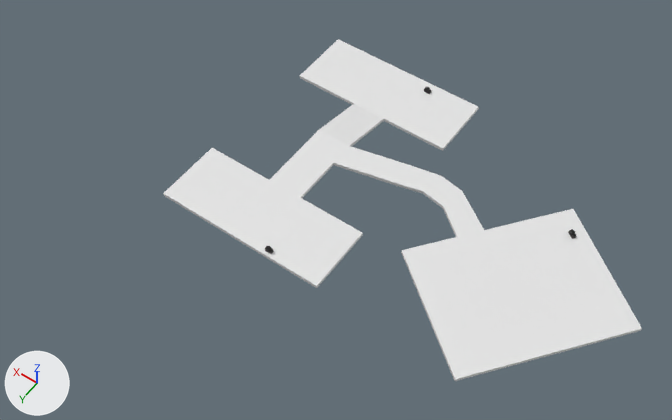
One commit to the glTF model lvl.glb: the scene before it, then after it.
Before and after are seen from a 50 mm lens placed at (-207.0, 273.0, 385.0), pointed at (-19.0, 9.0, -29.0). Lighting does not change. The marker at lower left points along +X, +Y and +Z.

Script lines for the objects in view, before the commit:
```python
me_cube = bpy.data.meshes.new('Cube')
me_cube.from_pydata(...)  # 68 vertices, 136 faces; spans x -192.0..49.0, y -88.0..76.0, z -9.0..1.0
me_cube.materials.append(mat_material)  # white #e7e7e7
ob_tri0 = bpy.data.objects.new('tri0', me_cube)
ob_tri0.location = (0.0, 0.0, -1.0)
```
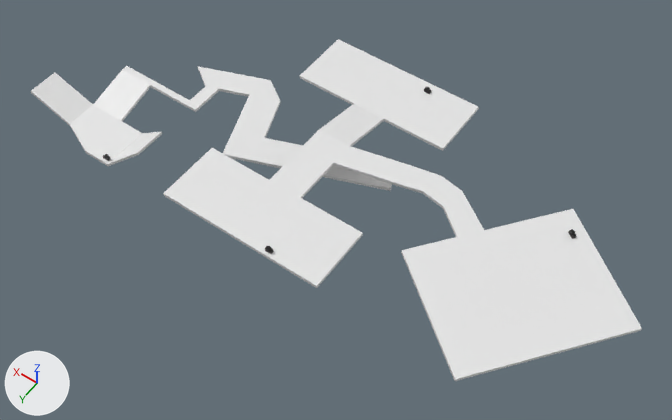
Diff of the bpy script that builds the scene:
```diff
--- a/lvl.glb.py
+++ b/lvl.glb.py
@@ me_cube_005 @@
+me_cube_005.from_pydata(...)  # 64 vertices, 124 faces; spans x -39.0..181.0, y -44.0..60.0, z -30.0..-15.0
@@ ob_tri1 @@
+ob_tri1 = bpy.data.objects.new('tri1', me_cube_005)
+ob_tri1.location = (0.0, 0.0, 0.0)
```

What differs and where, as boxes (x1, y1, x2, y2) in the pictures (672 x 420 px):
'tri1', added: after (31, 66, 392, 191)
